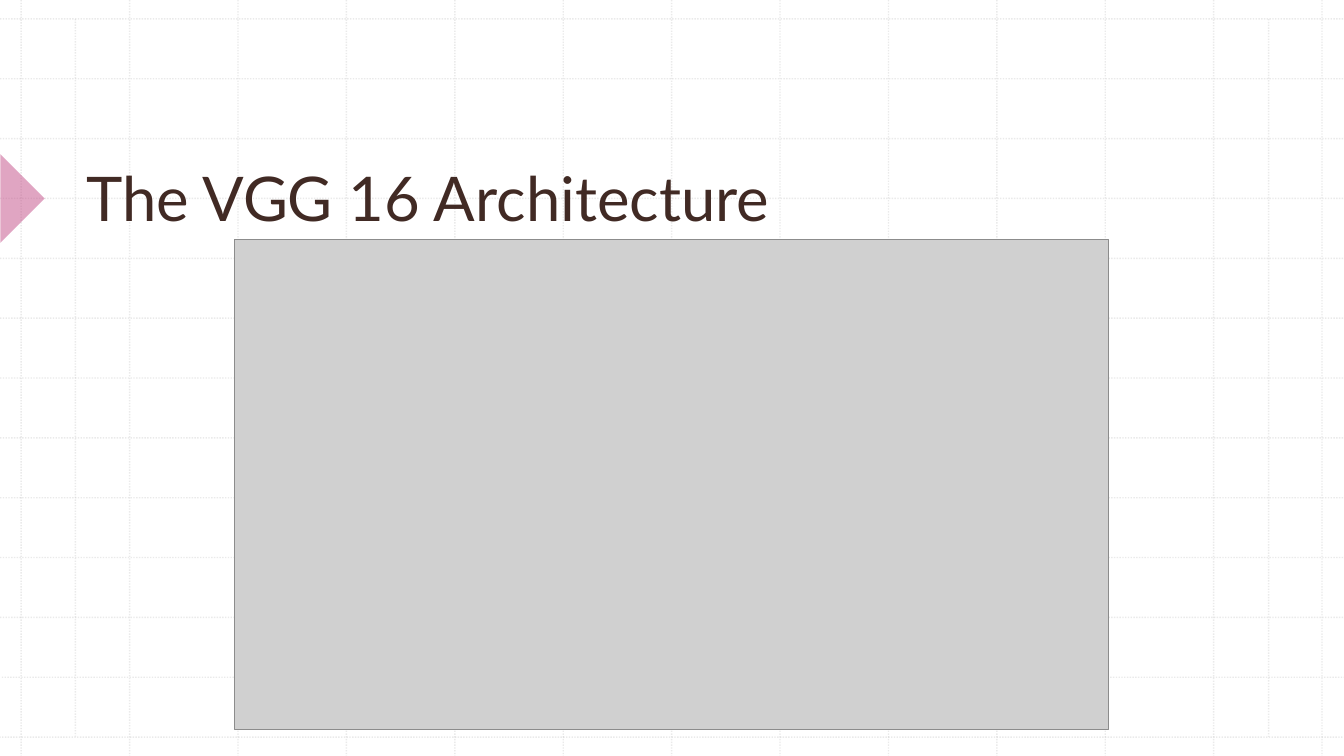
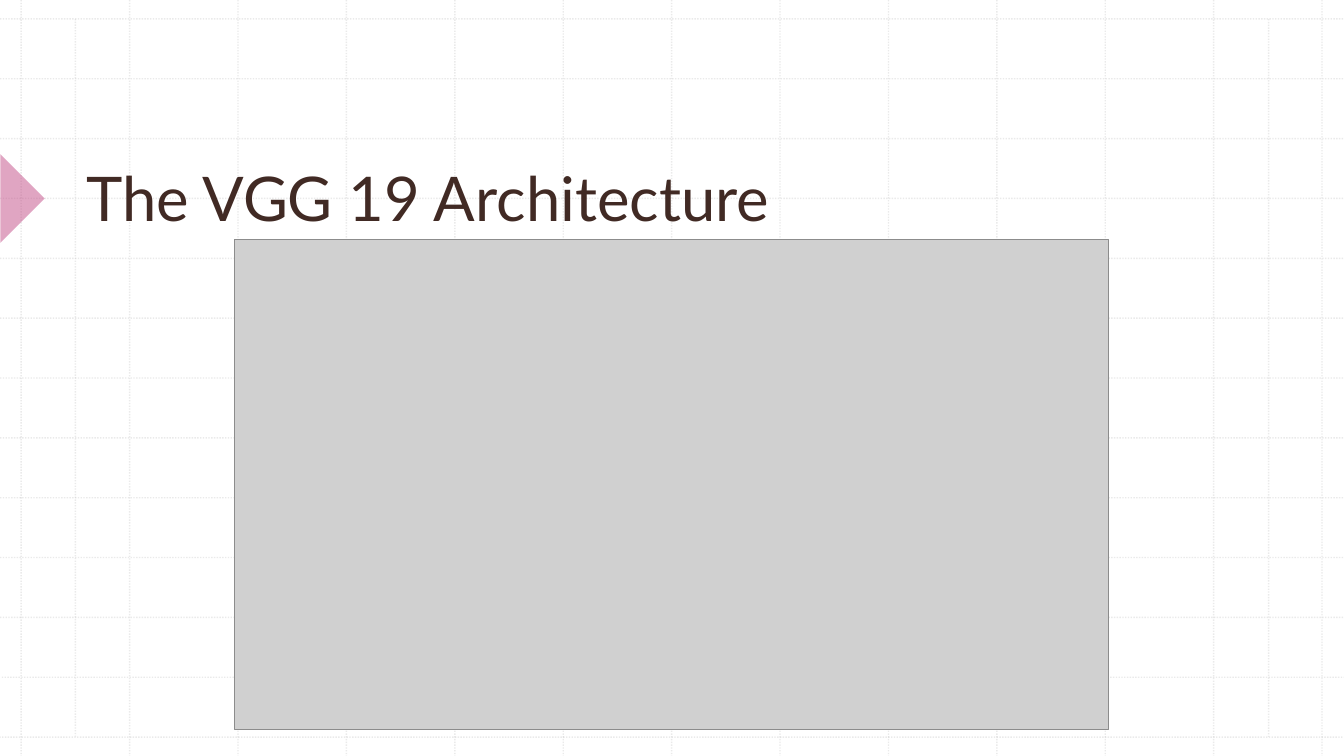
Before and after one commit to it-is-lokesh/KDAG, a slide deck: slide 3 of Task 2/Neural Style Transfer.pptx. Drawn at 1344x756 pixels with LibreOffice and Linux fonts; fonts in the diff are those of the drawing; grey boxes stand for pictures. Boxes give left, top, right and bottom in pixels: in the first picture for what was removed or moved away, otherwise in the second. Text is boxed around its words. In the diff, an @@ line names an element or a change of style, - is before the commit and + after.

```diff
--- a/Task 2/Neural Style Transfer.pptx
+++ b/Task 2/Neural Style Transfer.pptx
@@ title at (x1=86, y1=175, x2=769, y2=222): text changed @@
-The VGG 16 Architecture
+The VGG 19 Architecture
```
Also in this commit, not shown: 3 other slides changed, 1 slide added.
